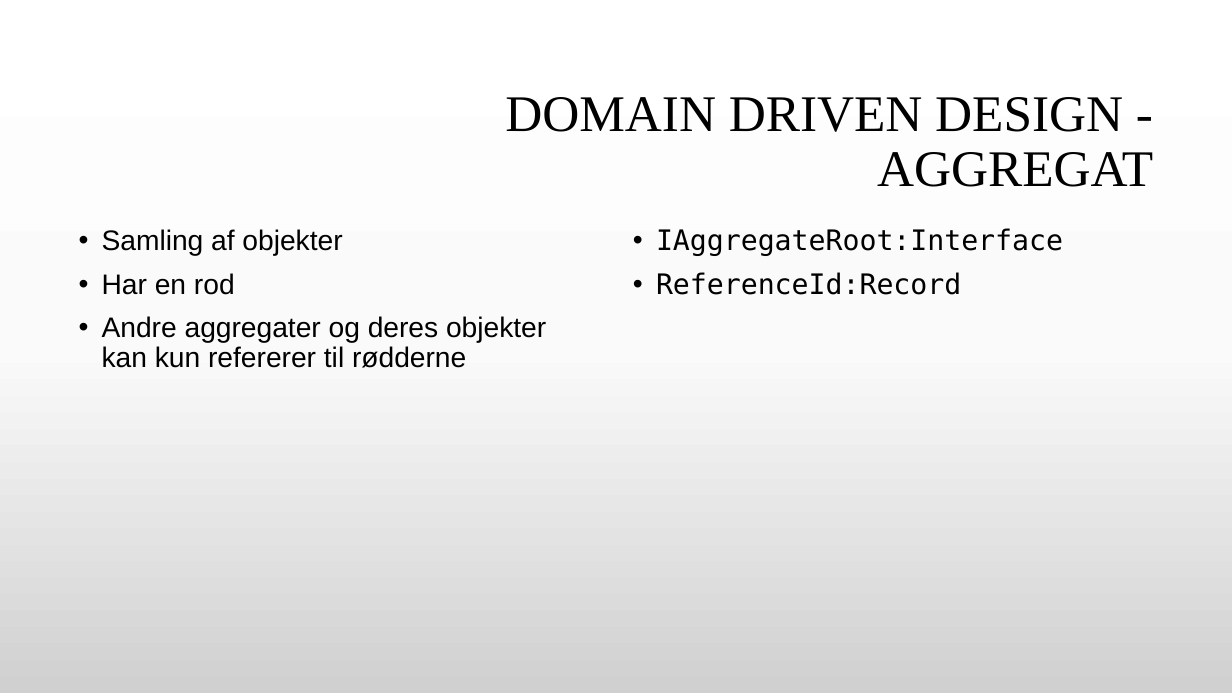
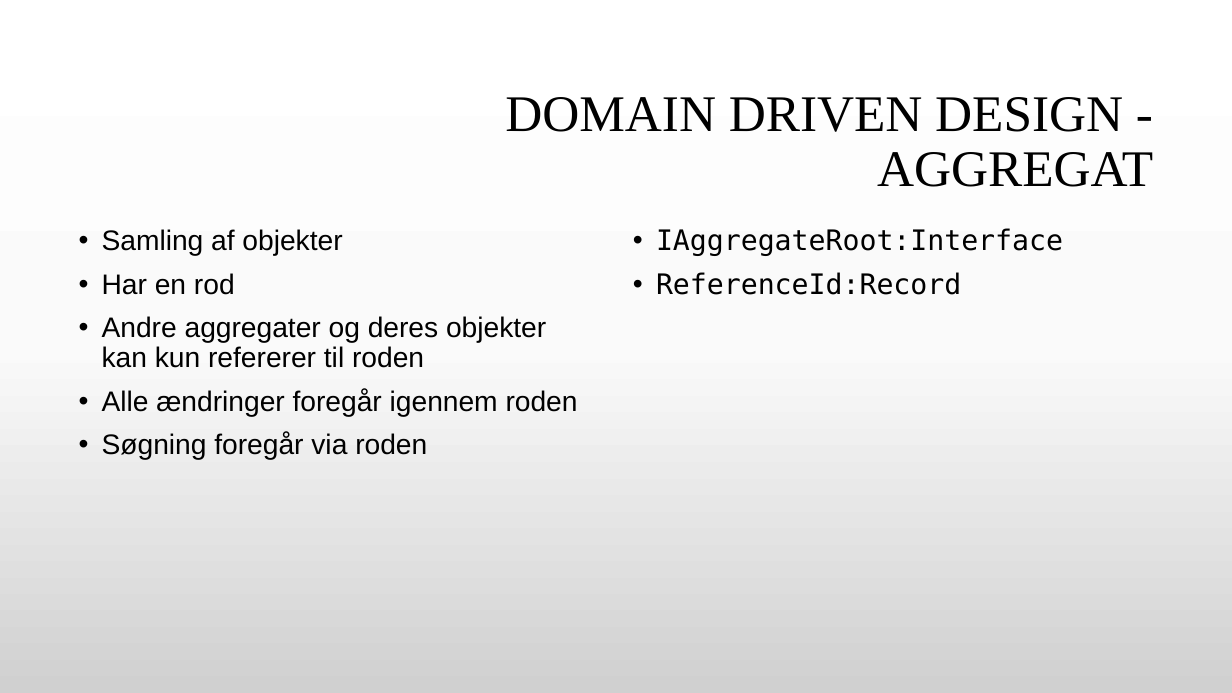
Before and after one commit to GitDeveloperBel/Kafka, a slide deck: slide 13 of presentation.pptx (slide 8 before the commit). Drawn at 1232x693 pixels with LibreOffice and Linux fonts; fonts in the diff are those of the drawing; background and template pictures are left out. Boxes give left, top, right and bottom in pixels: in the first picture for what was removed or moved away, otherwise in the second. Text is boxed around its words. In the diff, an @@ line names an element or a change of style, - is before the commit and + after.

Commit message:
presentation work

```diff
--- a/presentation.pptx
+++ b/presentation.pptx
@@ text at (102, 316, 578, 460): text changed @@
-• Andre aggregater og deres objekter kan kun refererer til rødderne
+• Andre aggregater og deres objekter kan kun refererer til roden
+• Alle ændringer foregår igennem roden
+• Søgning foregår via roden
```
Also in this commit, not shown: 6 other slides changed, 12 slides added, 2 slides removed, 9 other files.
